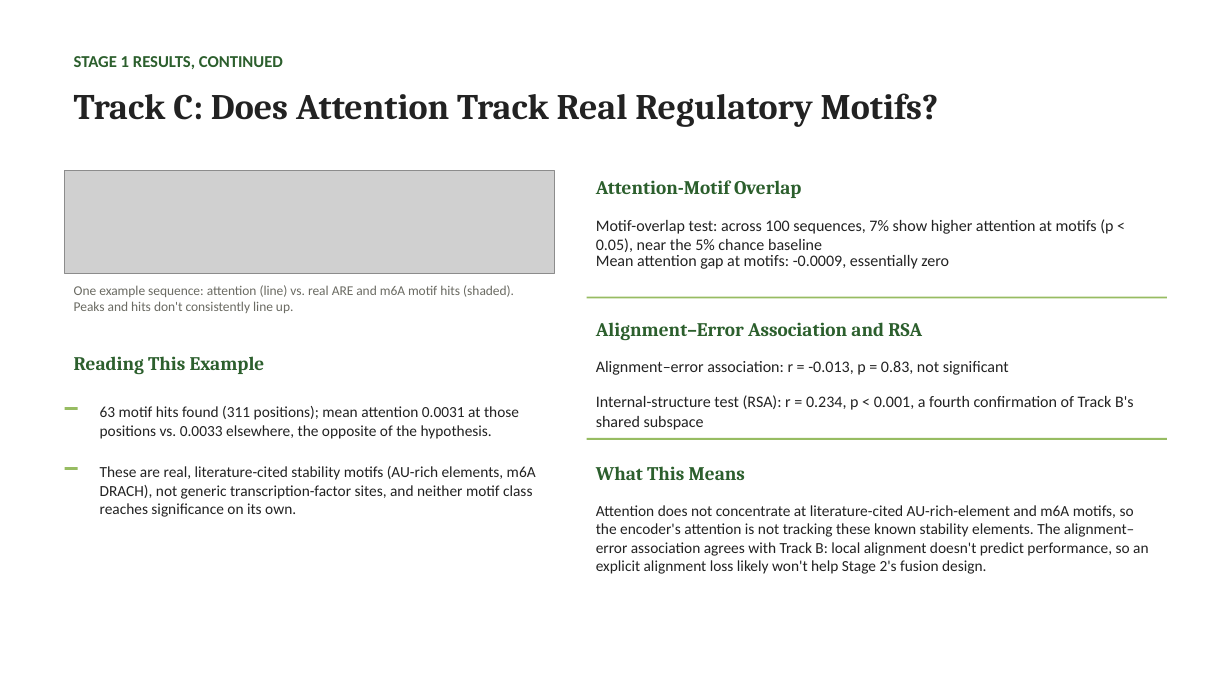
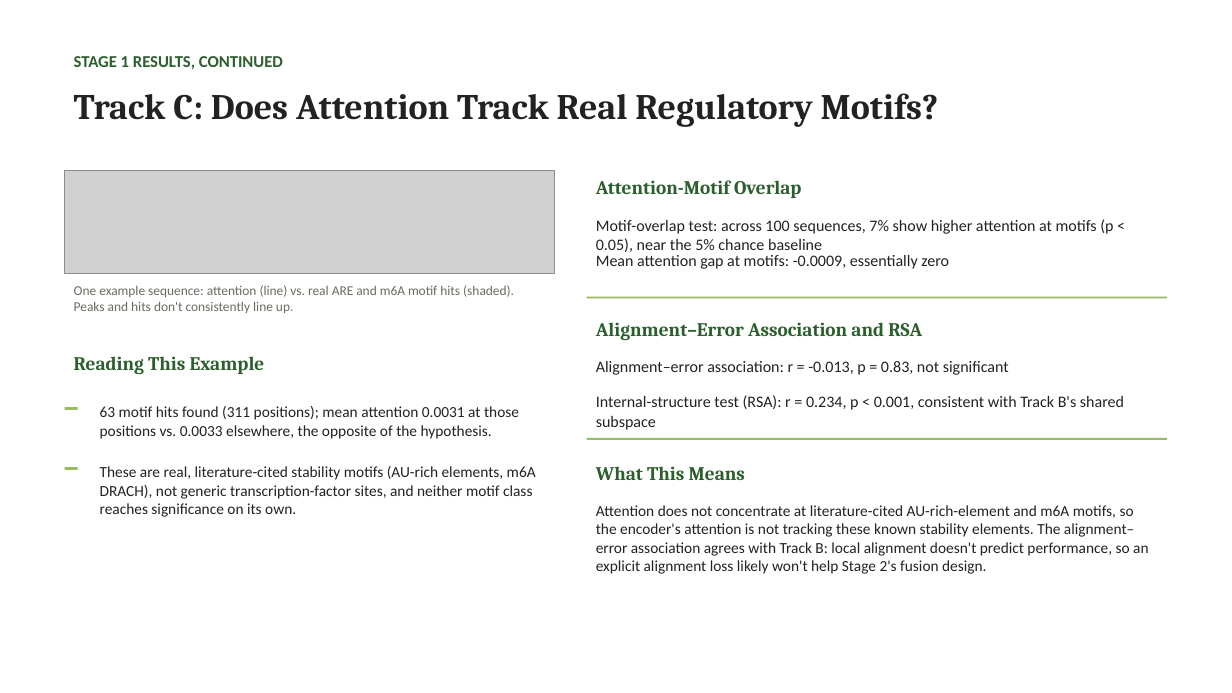
Before and after one commit to jtmckinley4/RNA-Protein-Multimodal-Fusion, a slide deck: slide 5 of Notes/Mina_Meeting_Slides_2026-09-23.pptx. Drawn at 1232x693 pixels with LibreOffice and Linux fonts; fonts in the diff are those of the drawing; grey boxes stand for pictures. Boxes give left, top, right and bottom in pixels: in the first picture for what was removed or moved away, otherwise in the second. Text is boxed around its words. In the diff, an @@ line names an element or a change of style, - is before the commit and + after.

```diff
--- a/Notes/Mina_Meeting_Slides_2026-09-23.pptx
+++ b/Notes/Mina_Meeting_Slides_2026-09-23.pptx
@@ text at [596,395,1124,430]: text changed @@
-Internal-structure test (RSA): r = 0.234, p < 0.001, a fourth confirmation of Track B's shared subspace
+Internal-structure test (RSA): r = 0.234, p < 0.001, consistent with Track B's shared subspace
```
Also in this commit, not shown: 2 other slides changed, 3 other files.
